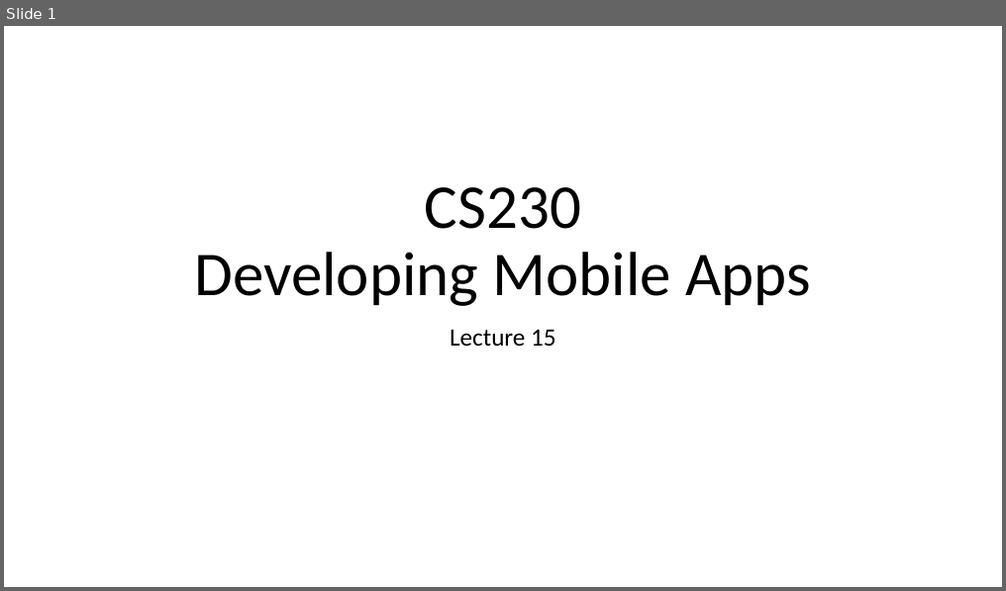
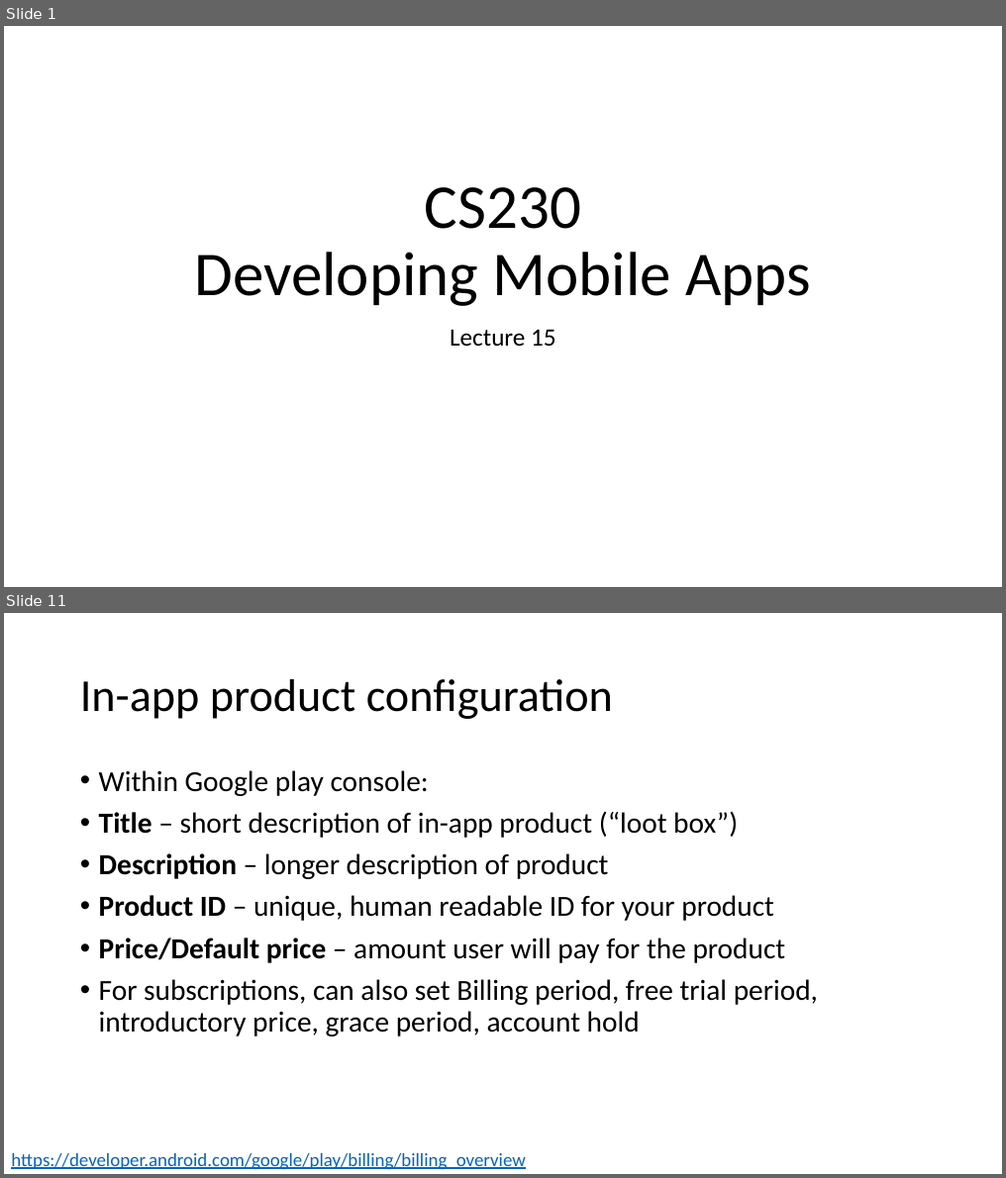
Before and after one commit to russellu/cs230, a slide deck: Lecture_15.pptx. Shown one above the other, each under a label of ours: slide 1 before the commit, slides 1 and 11 after it; the slides between them are not shown. The pictures are 1006x591 and 1006x1178 pixels, drawn with LibreOffice and Linux fonts; fonts in the diff are those of the drawing. Boxes give left, top, right and bottom in pixels: in the first picture for what was removed or moved away, otherwise in the second. Text is boxed around its words. In the diff, an @@ line names an element or a change of style, - is before the commit and + after.

```diff
--- a/Lecture_15.pptx
+++ b/Lecture_15.pptx
@@ slide 11 added at (4, 613, 1002, 1174), background #FFFFFF @@
@@ title added at (80, 679, 613, 719), 44 pt, text #000000 @@
+In-app product configuration
@@ text added at (99, 770, 818, 1037), 28 pt, text #000000 @@
+• Within Google play console:
+• Title – short description of in-app product (“loot box”)
+• Description – longer description of product
+• Product ID – unique, human readable ID for your product
+• Price/Default price – amount user will pay for the product
+• For subscriptions, can also set Billing period, free trial period, introductory price, grace period, account hold
@@ text added at (11, 1154, 525, 1170), 18 pt, text #0563C1, underline @@
+https://developer.android.com/google/play/billing/billing_overview
```
Also in this commit, not shown: 1 slide changed, 34 other slides added.
